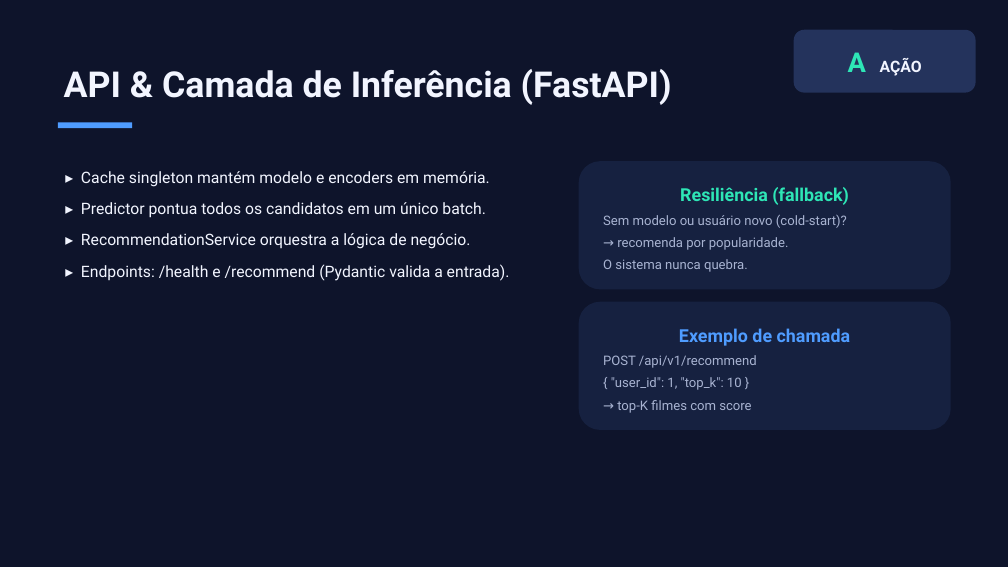
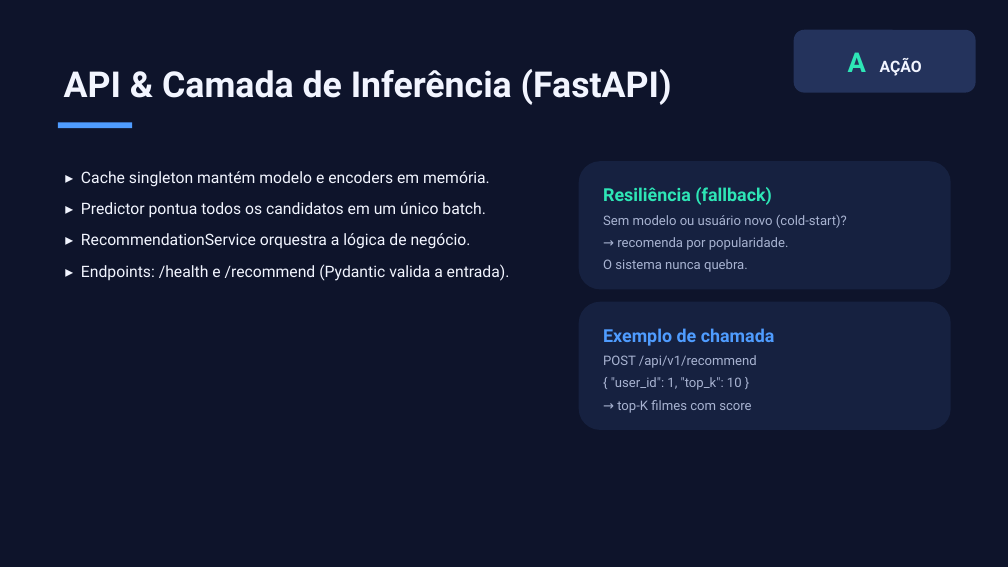
Before and after one commit to RM371356/recommendation-system, a slide deck: slide 7 of apresentacao/apresentacao_STAR.pptx. Drawn at 1008x567 pixels with LibreOffice and Linux fonts; fonts in the diff are those of the drawing. Boxes give left, top, right and bottom in pixels: in the first picture for what was removed or moved away, otherwise in the second. Text is boxed around its words. In the diff, an @@ line names an element or a change of style, - is before the commit and + after.

```diff
--- a/apresentacao/apresentacao_STAR.pptx
+++ b/apresentacao/apresentacao_STAR.pptx
@@ text in rounded rectangle at bbox=[603, 187, 772, 205]: alignment centre to left @@
@@ text in rounded rectangle at bbox=[603, 328, 775, 346]: alignment centre to left @@
```
Also in this commit, not shown: 8 other slides changed, 2 other files.
